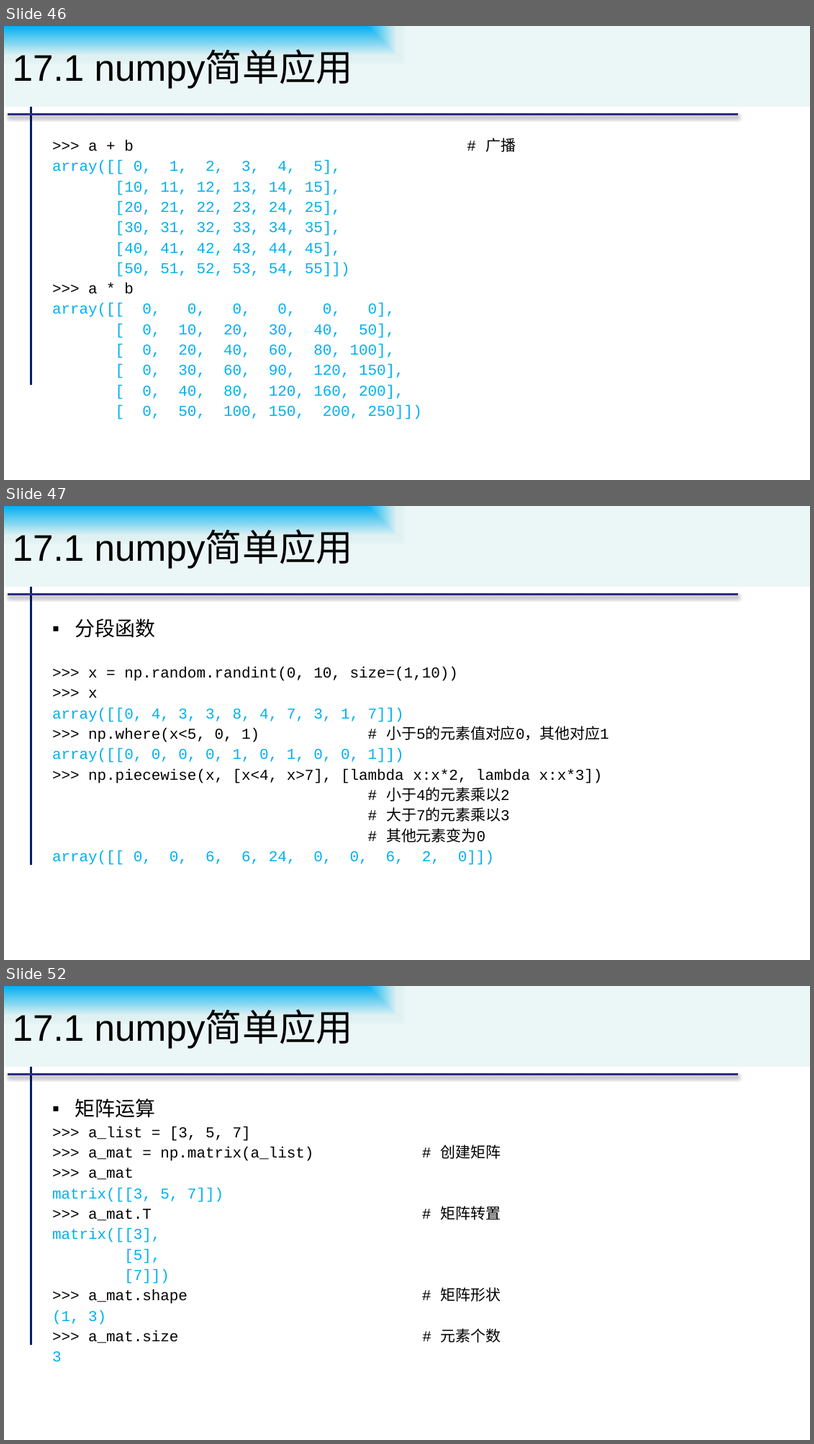
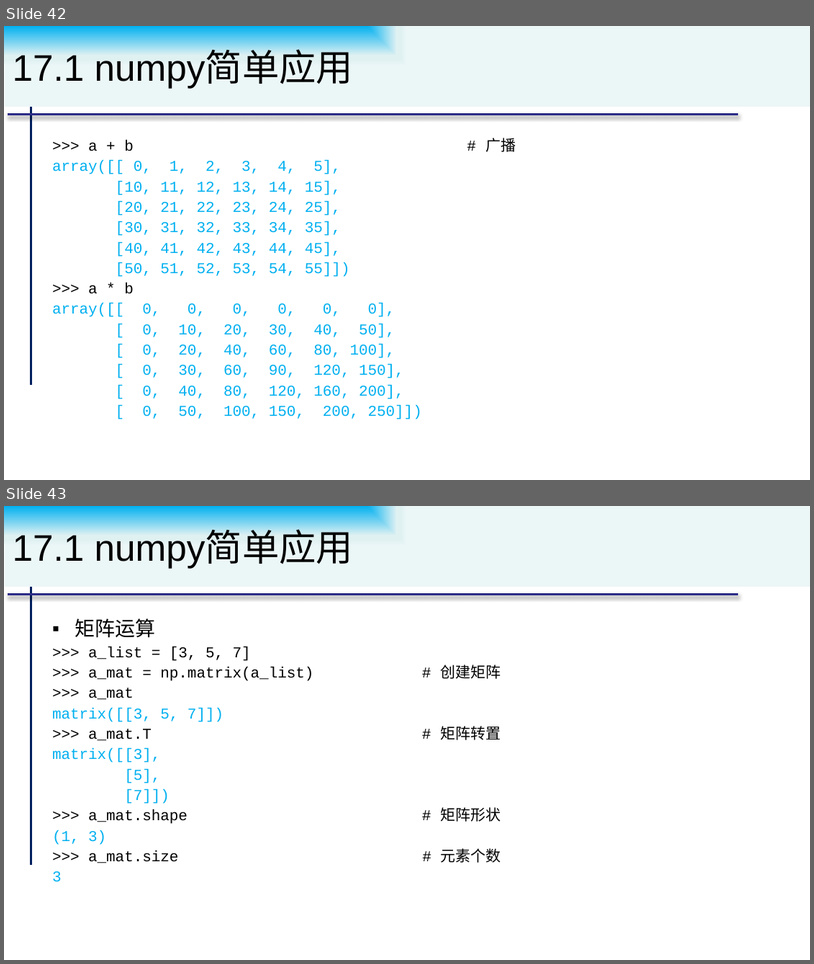
Before and after one commit to pengxj/PythonCourse, a slide deck: slides/第17章 1-科学计算.pptx. Shown one above the other, each under a label of ours: slides 46, 47 and 52 before the commit, slides 42 and 43 after it; the slides between them are not shown. The pictures are 814x1444 and 814x964 pixels, drawn with LibreOffice and Linux fonts; fonts in the diff are those of the drawing. Boxes give left, top, right and bottom in pixels: in the first picture for what was removed or moved away, otherwise in the second. Text is boxed around its words. In the diff, an @@ line names an element or a change of style, - is before the commit and + after.

```diff
--- a/slides/第17章 1-科学计算.pptx
+++ b/slides/第17章 1-科学计算.pptx
@@ slide 47 removed at (4, 506, 810, 960), background #FFFFFF; not listed: 2 template elements that a slide beside it also shows @@
@@ title removed at (4, 506, 810, 587) @@
-17.1 numpy简单应用
@@ text removed at (52, 618, 610, 865) @@
-▪ 分段函数
->>> x = np.random.randint(0, 10, size=(1,10))
->>> x
-array([[0, 4, 3, 3, 8, 4, 7, 3, 1, 7]])
->>> np.where(x<5, 0, 1) # 小于5的元素值对应0，其他对应1
-array([[0, 0, 0, 0, 1, 0, 1, 0, 0, 1]])
->>> np.piecewise(x, [x<4, x>7], [lambda x:x*2, lambda x:x*3])
-# 小于4的元素乘以2
-# 大于7的元素乘以3
-# 其他元素变为0
-array([[ 0, 0, 6, 6, 24, 0, 0, 6, 2, 0]])
@@ what was slide 46 is now slide 42 @@
@@ what was slide 52 is now slide 43 @@
```
Also in this commit, not shown: 4 slides changed, 18 other slides removed, 1 other file.
